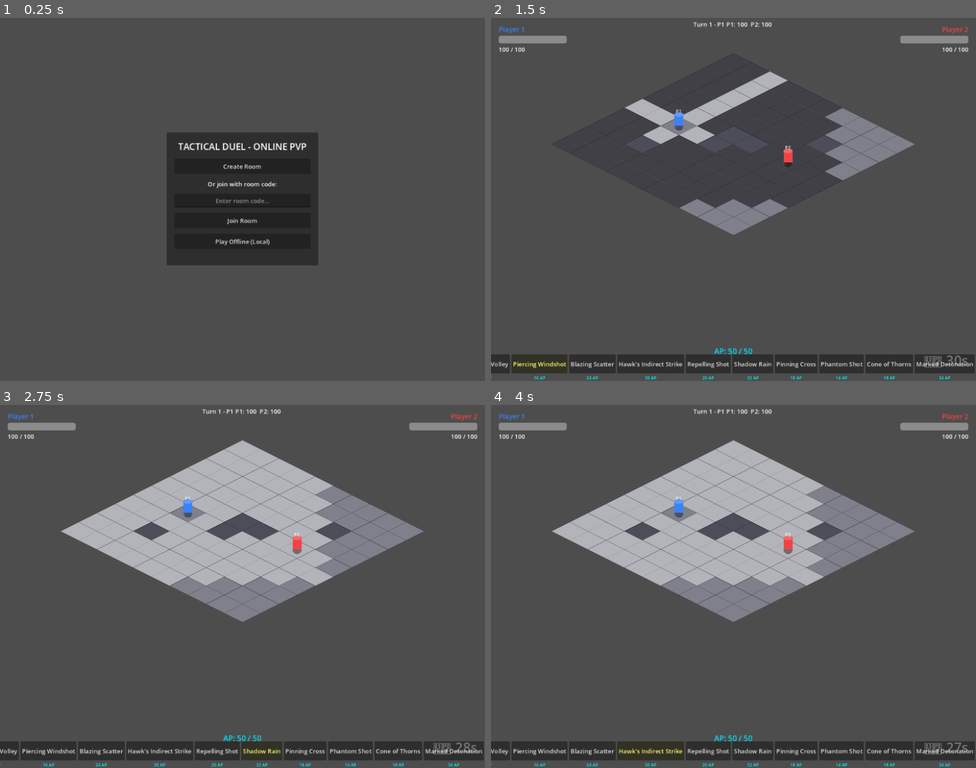
Above: before the commit, frames 1-4 (two rows, left to right).
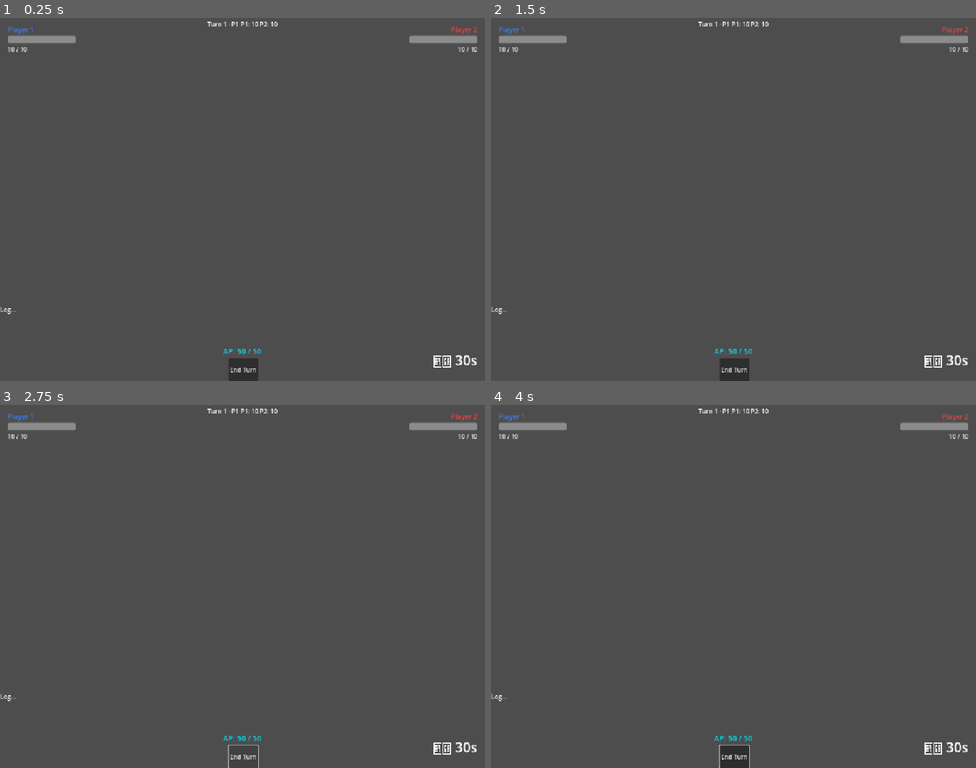
Above: after the commit, the same moments.

Repository: koppkvn/THEGAME
Game: Godot game, scene res://scenes/Main.tscn
Two runs of this game, one before a commit and one after it. Both use one fixed random seed, a clock stepped at 60 frames per second and the inputs below.
Inputs (mouse positions are in pixels of both pictures, inside the frame that each line leads up to):
- Up to frame 1 (0.25 s): no input
- Up to frame 2 (1.5 s): click (733, 243) at 0.5 s, where only the run before the commit has a clickable "Play Offline (Local)"; click (539, 362) at 1.25 s, where only the run before the commit has a clickable "Piercing Windshot"
- Up to frame 3 (2.75 s): click (242, 757) at 2 s, where only the run after the commit has a clickable "End Turn"
- Up to frame 4 (4 s): click (592, 749) at 2.75 s, where only the run before the commit has a clickable "Blazing Scatter"; click (651, 749) at 3.5 s, where only the run before the commit has a clickable "Hawk's Indirect Strike"

The runs differ from the first frame. In frame 1, 12% of the frame differs, in the area x 0-99%, y 1-100%; in frame 2, 10%; in frame 3, 23%; in frame 4, 23%, in the area x 0-100%, y 1-100%.
Error after the commit: Parse Error: There is already a variable named "ap_remaining" declared in this scope. (res://scenes/Main.gd:380)

Commit message:
Sync server rules with game - add AP system, Ranger spells, status effects

Diff:
--- a/scenes/Main.gd
+++ b/scenes/Main.gd
@@ -330,7 +330,8 @@
 	log_panel.text = log_text
 
 	# AP Display
-	ap_label.text = "AP: %d / %d" % [game_state.turn.apRemaining, Data.MAX_AP]
+	var ap_remaining = game_state.turn.get("apRemaining", Data.MAX_AP)
+	ap_label.text = "AP: %d / %d" % [ap_remaining, Data.MAX_AP]
 
 
 	# Spells Buttons (Rebuild on turn change or selection)
@@ -376,7 +377,8 @@
 
 		# Check AP cost - disable if not enough AP
 		var ap_cost = spell.get("ap_cost", 0)
-		if game_state.turn.apRemaining < ap_cost:
+		var ap_remaining = game_state.turn.get("apRemaining", Data.MAX_AP)
+		if ap_remaining < ap_cost:
 			btn.modulate = Color(0.5, 0.3, 0.3)
 			btn.disabled = true
 
Not shown, changed: server/rules.js
